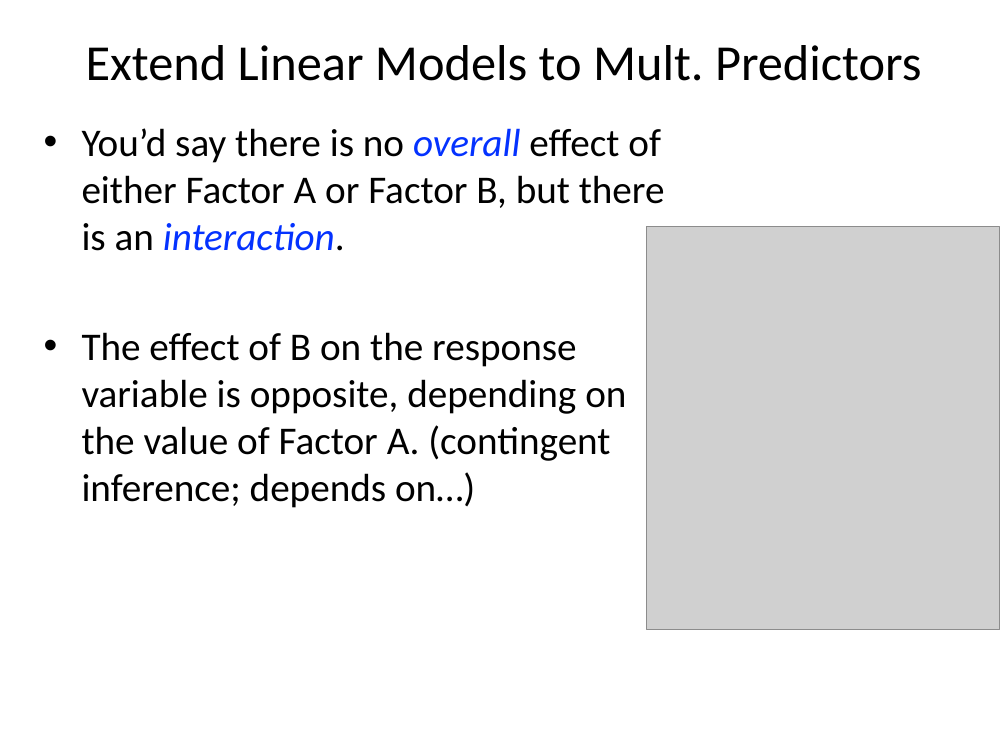
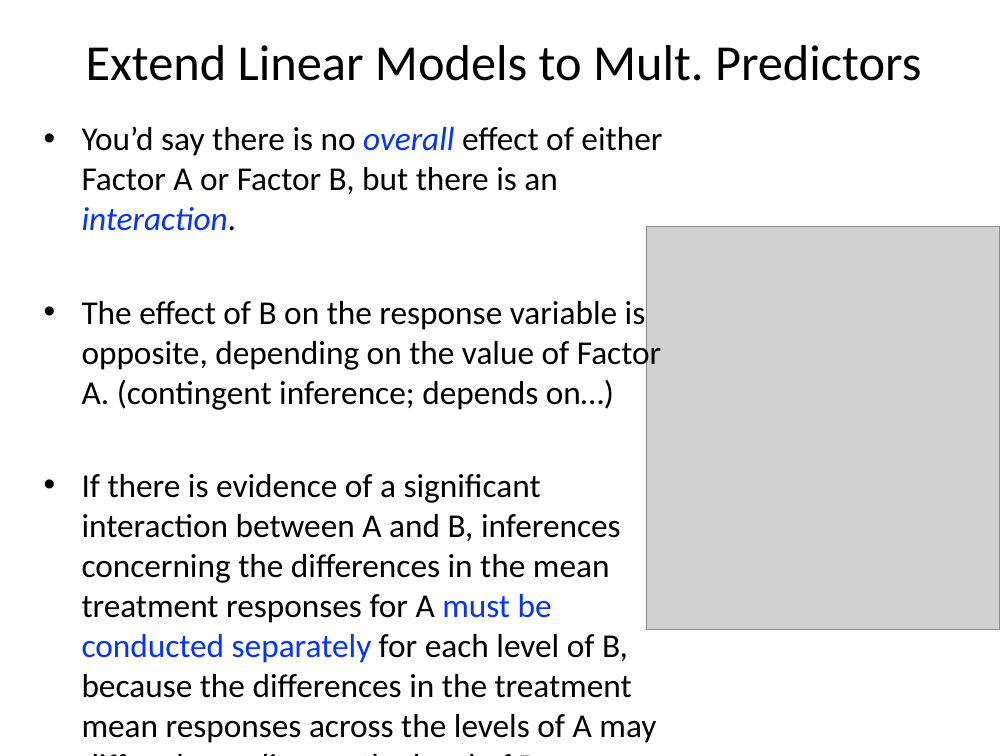
Before and after one commit to cmgienger/6-2WayANOVA, a slide deck: slide 4 of 6-2Way_ANOVA.pptx. Drawn at 1008x756 pixels with LibreOffice and Linux fonts; fonts in the diff are those of the drawing; grey boxes stand for pictures. Boxes give left, top, right and bottom in pixels: in the first picture for what was removed or moved away, otherwise in the second. Text is boxed around its words. In the diff, an @@ line names an element or a change of style, - is before the commit and + after.

```diff
--- a/6-2Way_ANOVA.pptx
+++ b/6-2Way_ANOVA.pptx
@@ text at (82,126,662,410): size 28 to 23.8 pt in "You’d say there is no overall effect ...", "The effect of B on the response ..." @@
@@ text at (82,474,632,738): paragraph added @@
+• If there is evidence of a significant interaction between A and B, inferences concerning the differences in the mean treatment responses for A must be conducted separately for each level of B, because the differences in the treatment mean responses across the levels of A may differ, depending on the level of B.
```
Also in this commit, not shown: 6 other slides changed, 4 slides added, 2 other files.
